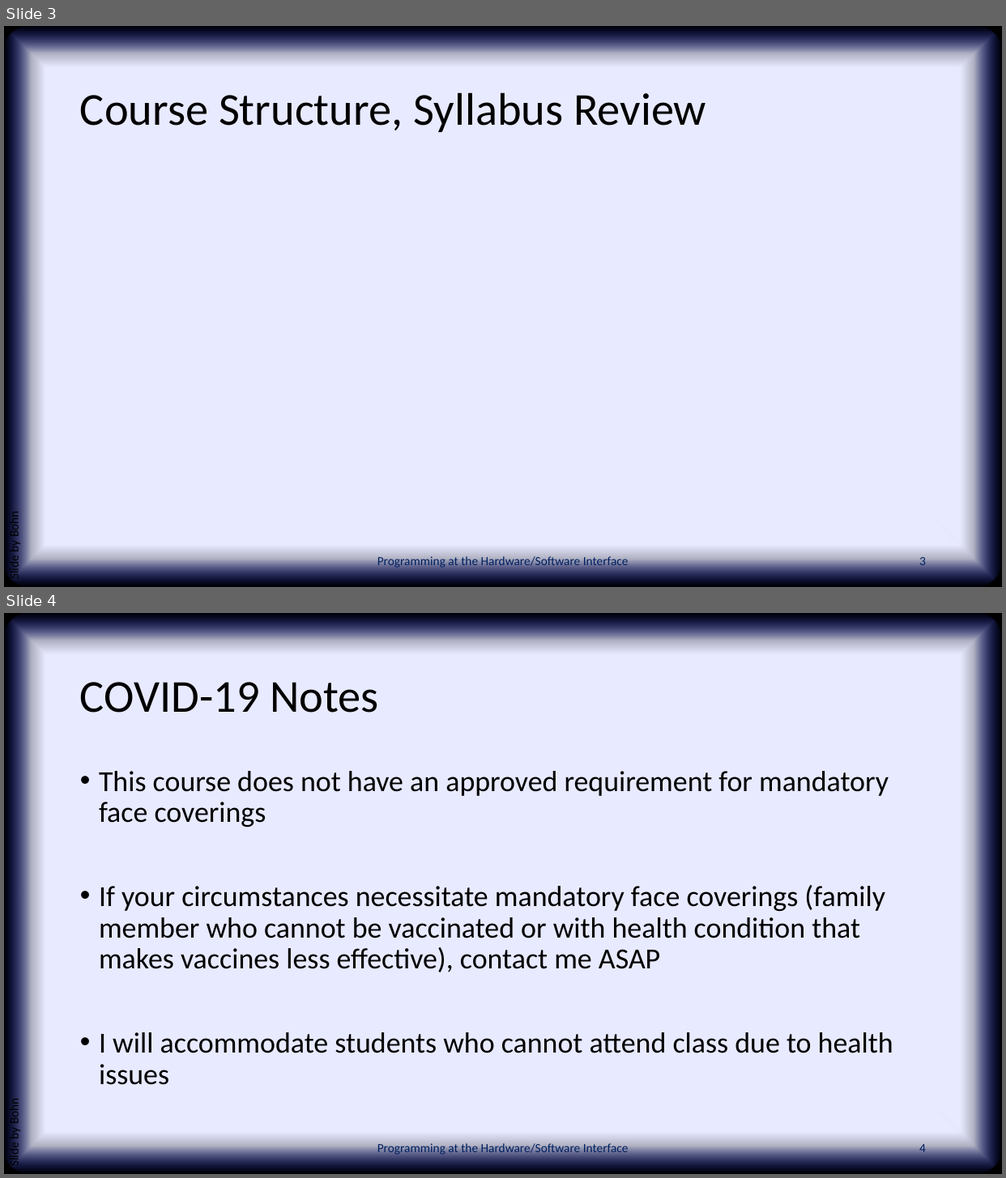
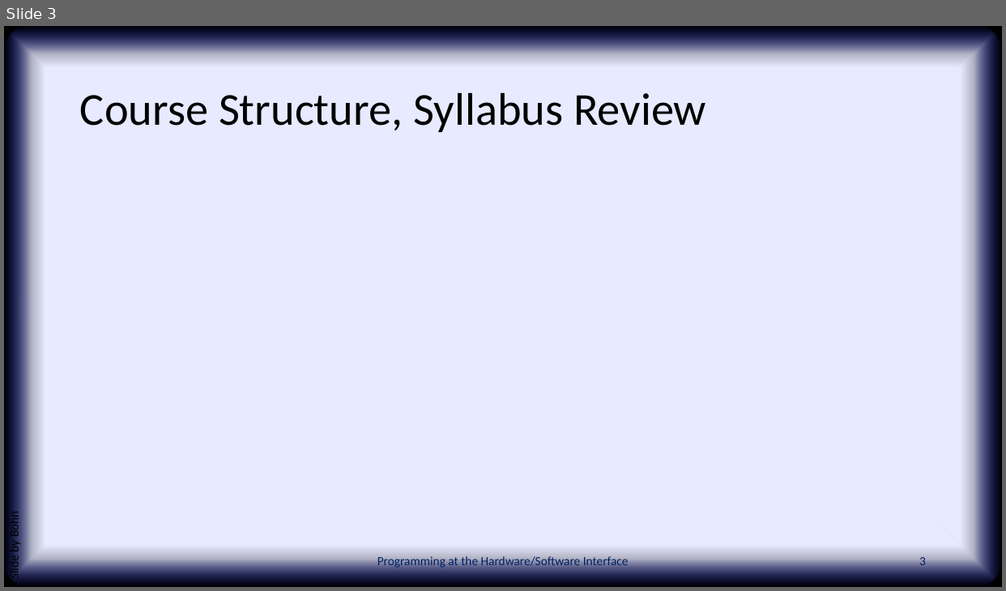
Before and after one commit to PHSI-supplements/slides, a slide deck: chap01.pptx. Shown one above the other, each under a label of ours: slides 3 and 4 before the commit, slide 3 after it. The pictures are 1006x1178 and 1006x591 pixels, drawn with LibreOffice and Linux fonts; fonts in the diff are those of the drawing; background and template pictures are left out. Boxes give left, top, right and bottom in pixels: in the first picture for what was removed or moved away, otherwise in the second. Text is boxed around its words. In the diff, an @@ line names an element or a change of style, - is before the commit and + after.

Commit message:
Removed COVID slide from chap 1

```diff
--- a/chap01.pptx
+++ b/chap01.pptx
@@ slide 4 removed at (4,613,1002,1174), background picture (left out); not listed: 2 template elements that a slide beside it also shows @@
@@ title removed at (80,682,379,713) @@
-COVID-19 Notes
@@ text removed at (99,771,893,1085) @@
-• This course does not have an approved requirement for mandatory face coverings
-• If your circumstances necessitate mandatory face coverings (family member who cannot be vaccinated or with health condition that makes vaccines less effective), contact me ASAP
-• I will accommodate students who cannot attend class due to health issues
@@ text removed at (6,1101,22,1166) @@
-Slide by Bohn
@@ text removed at (377,1142,629,1155) @@
-Programming at the Hardware/Software Interface
@@ page number removed at (919,1142,926,1152) @@
-4
```
